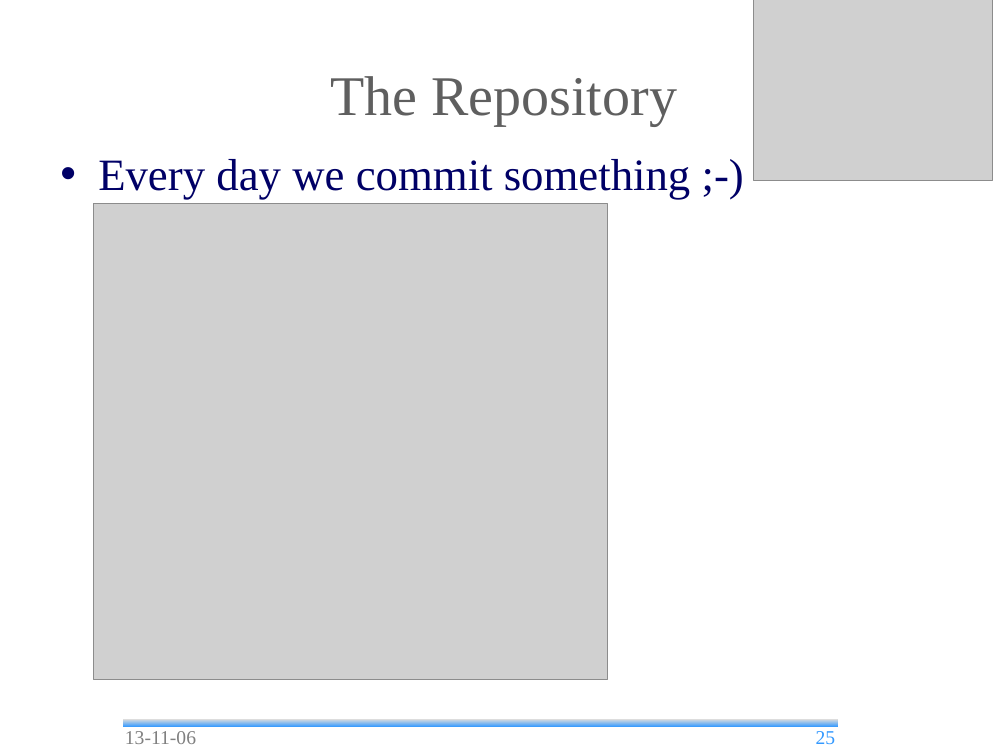
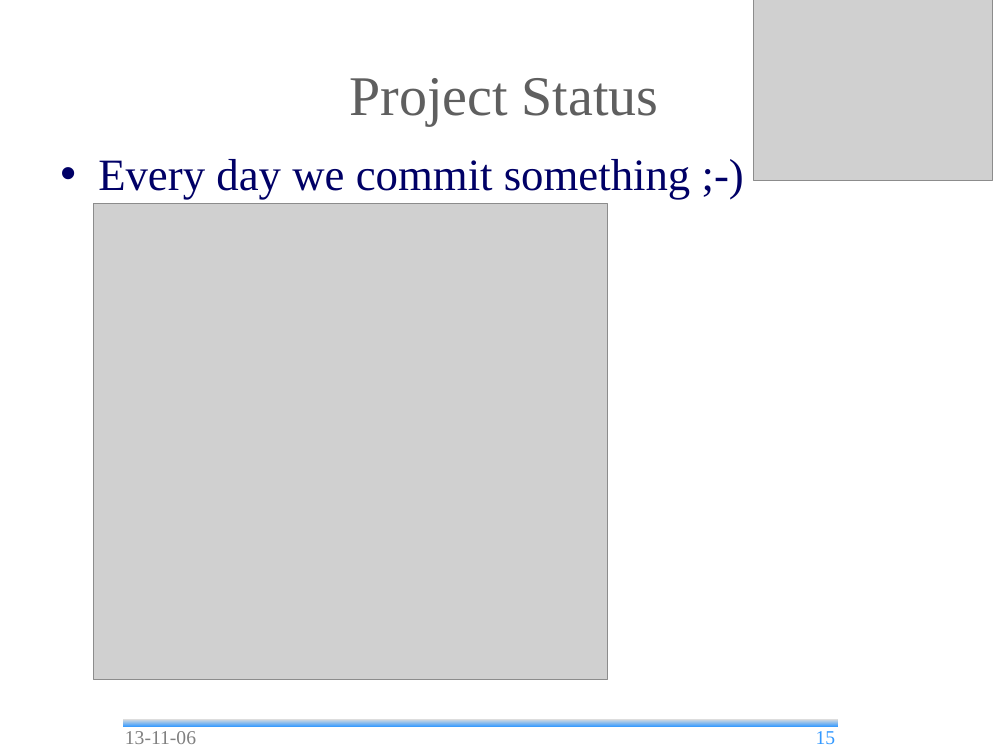
Before and after one commit to andrea-bottoli/DSD, a slide deck: slide 15 of Documentation/Presentation/13_45/Status_Report.odp (slide 25 before the commit). Drawn at 1008x756 pixels with LibreOffice and Linux fonts; fonts in the diff are those of the drawing; grey boxes stand for pictures; background and template pictures are left out. Boxes give left, top, right and bottom in pixels: in the first picture for what was removed or moved away, otherwise in the second. Text is boxed around its words. In the diff, an @@ line names an element or a change of style, - is before the commit and + after.

Commit message:
Status Report and Requirements

```diff
--- a/Documentation/Presentation/13_45/Status_Report.odp
+++ b/Documentation/Presentation/13_45/Status_Report.odp
@@ title at (x1=349, y1=78, x2=659, y2=126): text changed @@
-The Repository
+Project Status
@@ page number at (x1=816, y1=731, x2=836, y2=744): text changed @@
-25
+15
```
Also in this commit, not shown: 7 other slides changed, 4 slides added, 1 slide removed, 3 other files.
